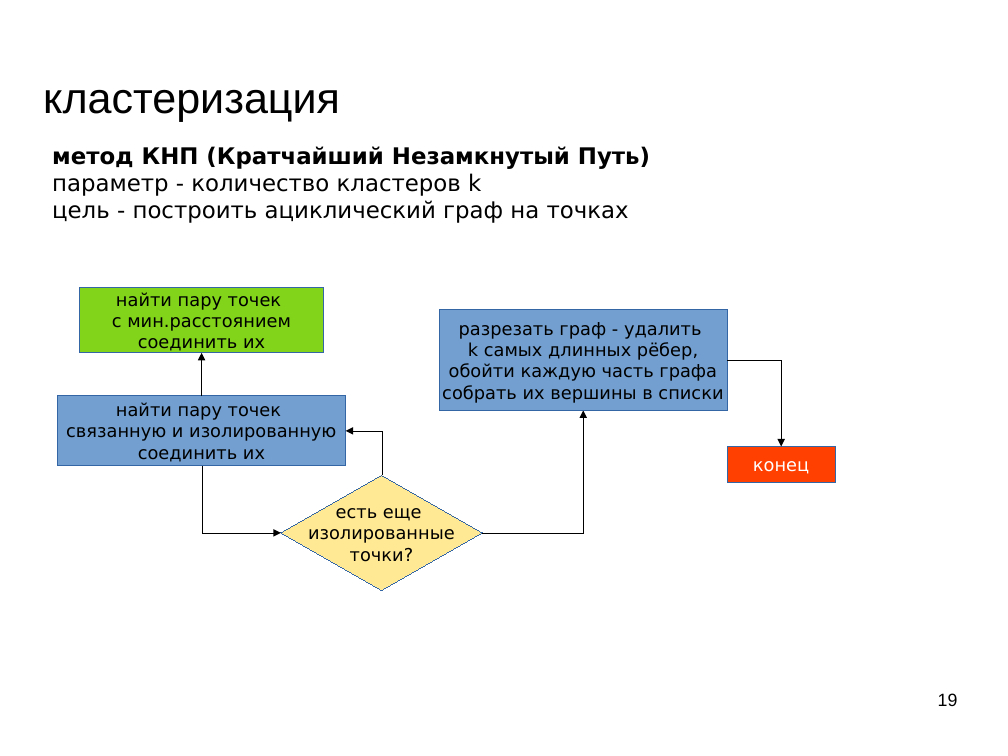
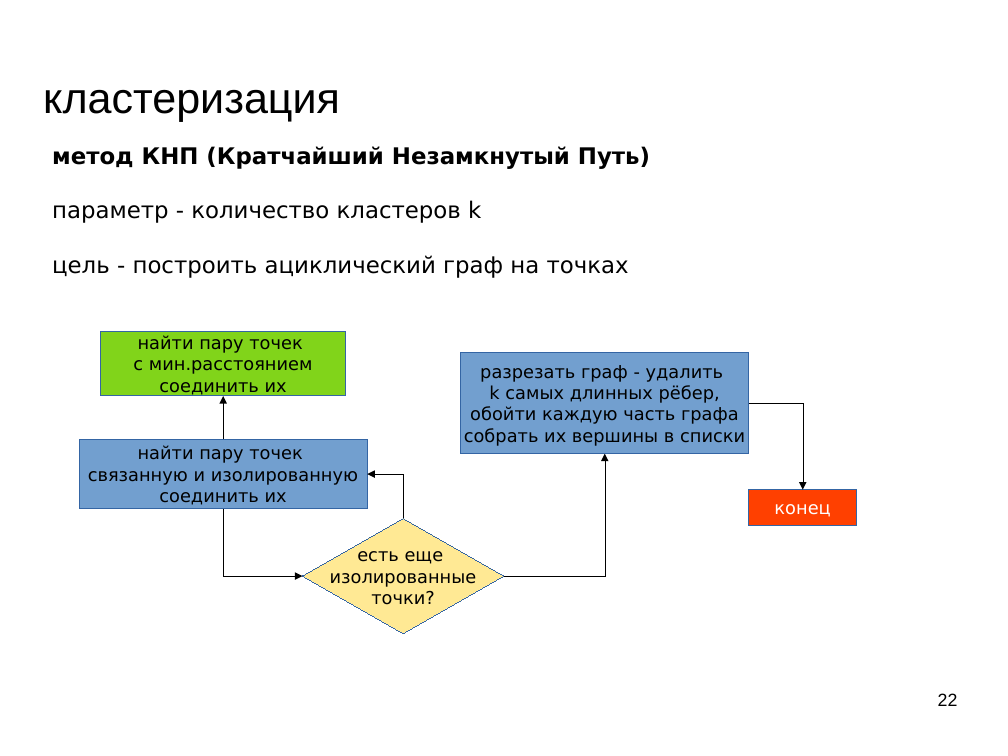
Before and after one commit to mechanoid5/ml_lectorium_legacy, a slide deck: slide 22 of 07-cluster.odp (slide 19 before the commit). Drawn at 1008x756 pixels with LibreOffice and Linux fonts; fonts in the diff are those of the drawing; background and template pictures are left out. Boxes give left, top, right and bottom in pixels: in the first picture for what was removed or moved away, otherwise in the second. Text is boxed around its words. In the diff, an @@ line names an element or a change of style, - is before the commit and + after.

```diff
--- a/07-cluster.odp
+++ b/07-cluster.odp
@@ text "метод КНП (Кратчайший Незамкнутый Путь)" rewrapped from <box>52,146,650,223</box> to <box>52,146,650,278</box> @@
@@ 5 elbow arrows, 4 rectangles, 1 diamond: place and size @@
-5 elbow arrows, 4 rectangles, 1 diamond at <box>58,288,835,591</box>
+5 elbow arrows, 4 rectangles, 1 diamond at <box>80,331,857,634</box>
@@ page number at <box>938,693,958,706</box>: text changed @@
-19
+22
```
Also in this commit, not shown: 5 other slides changed, 12 slides added, 1 slide removed, 6 other files.
